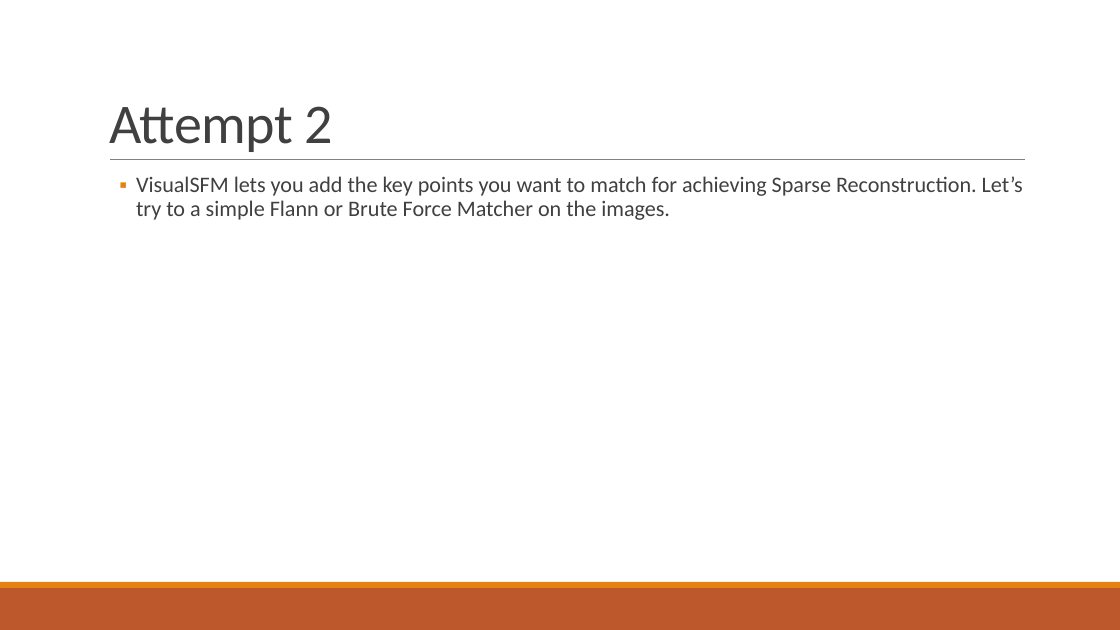
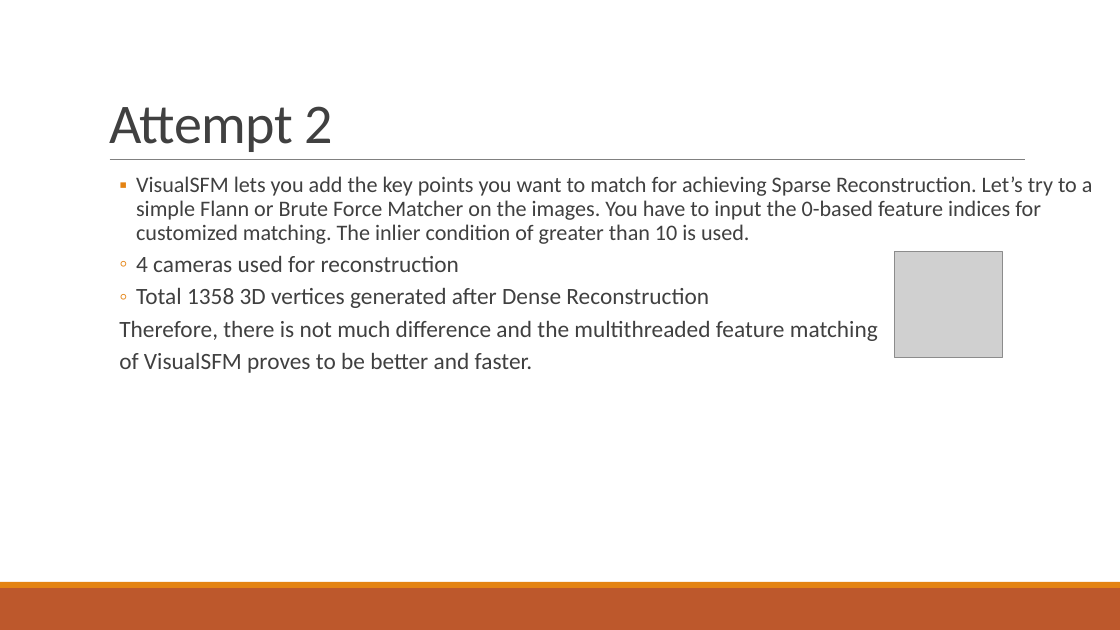
Before and after one commit to anonymous31173/3D-Reconstruction, a slide deck: slide 10 of 3D Reconstruction of Notre Dame Cathedral.pptx. Drawn at 1120x630 pixels with LibreOffice and Linux fonts; fonts in the diff are those of the drawing; grey boxes stand for pictures. Boxes give left, top, right and bottom in pixels: in the first picture for what was removed or moved away, otherwise in the second. Text is boxed around its words. In the diff, an @@ line names an element or a change of style, - is before the commit and + after.

Commit message:
Added a few more slides

```diff
--- a/3D Reconstruction of Notre Dame Cathedral.pptx
+++ b/3D Reconstruction of Notre Dame Cathedral.pptx
@@ text at <box>119,176,1093,373</box>: text changed @@
-  ▪ VisualSFM lets you add the key points you want to match for achieving Sparse Reconstruction. Let’s try to a simple Flann or Brute Force Matcher on the images.
+  ▪ VisualSFM lets you add the key points you want to match for achieving Sparse Reconstruction. Let’s try to a simple Flann or Brute Force Matcher on the images. You have to input the 0-based feature indices for customized matching. The inlier condition of greater than 10 is used.
+  ◦ 4 cameras used for reconstruction
+  ◦ Total 1358 3D vertices generated after Dense Reconstruction
+  Therefore, there is not much difference and the multithreaded feature matching
+  of VisualSFM proves to be better and faster.
@@ picture added at <box>895,252,1002,358</box> @@
```
Also in this commit, not shown: 4 slides added.
